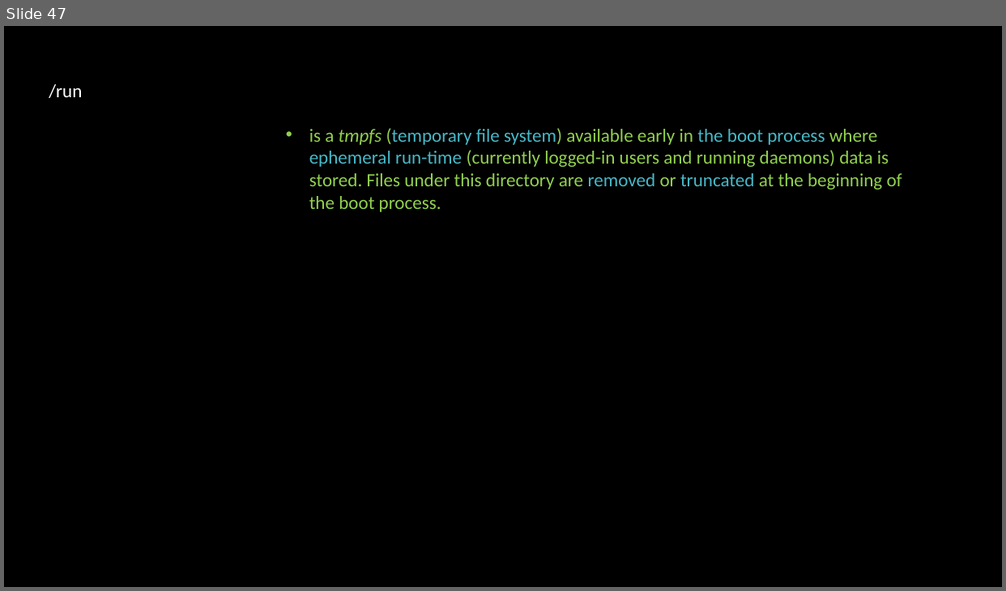
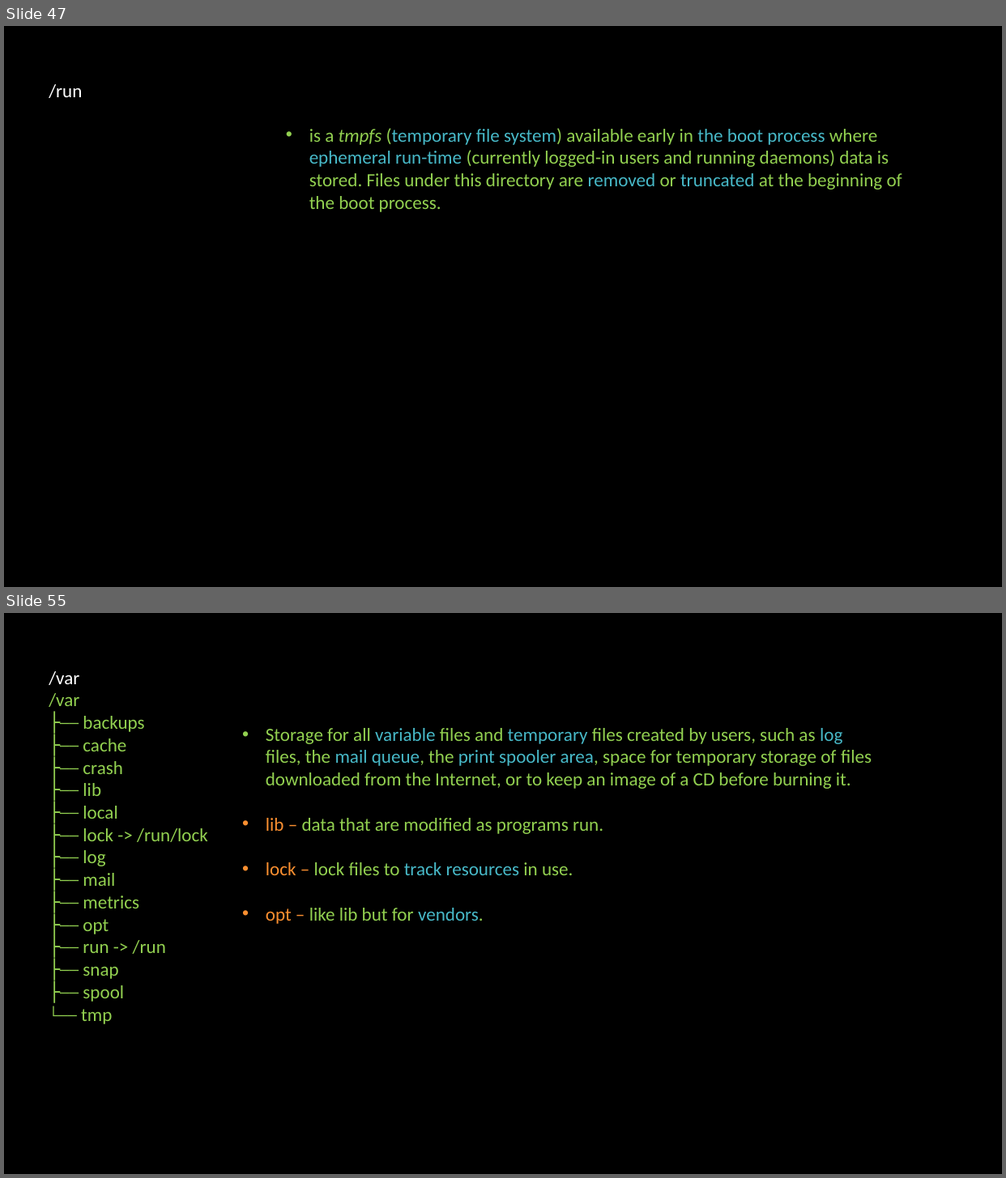
Before and after one commit to linuxfestival/introduction-to-linux-resources, a slide deck: PowerPoint/amirkabir_linux_festival.pptx. Shown one above the other, each under a label of ours: slide 47 before the commit, slides 47 and 55 after it; the slides between them are not shown. The pictures are 1006x591 and 1006x1178 pixels, drawn with LibreOffice and Linux fonts; fonts in the diff are those of the drawing. Boxes give left, top, right and bottom in pixels: in the first picture for what was removed or moved away, otherwise in the second. Text is boxed around its words. In the diff, an @@ line names an element or a change of style, - is before the commit and + after.

```diff
--- a/PowerPoint/amirkabir_linux_festival.pptx
+++ b/PowerPoint/amirkabir_linux_festival.pptx
@@ slide 55 added at box(4, 613, 1002, 1174), background #000000 @@
@@ text added at box(49, 671, 208, 1024), 18 pt, text #92D050 @@
+/var
+/var
+├── backups
+├── cache
+├── crash
+├── lib
+├── local
+├── lock -> /run/lock
+├── log
+├── mail
+├── metrics
+├── opt
+├── run -> /run
+├── snap
+├── spool
+└── tmp
@@ text added at box(266, 728, 872, 924), 18 pt, text #92D050 @@
+• Storage for all variable files and temporary files created by users, such as log files, the mail queue, the print spooler area, space for temporary storage of files downloaded from the Internet, or to keep an image of a CD before burning it.
+• lib – data that are modified as programs run.
+• lock – lock files to track resources in use.
+• opt – like lib but for vendors.
```
Also in this commit, not shown: 3 slides changed, 6 other slides added.
